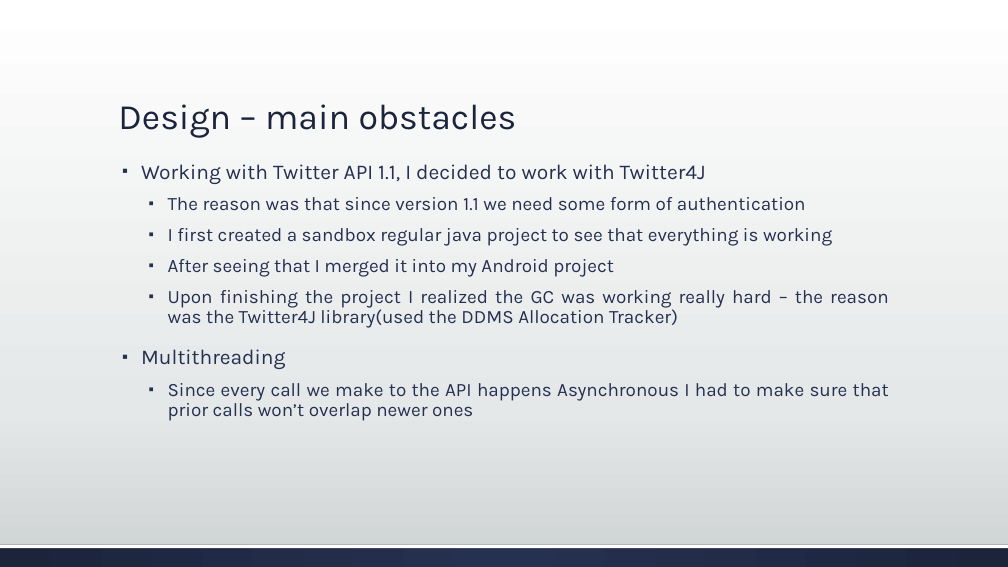
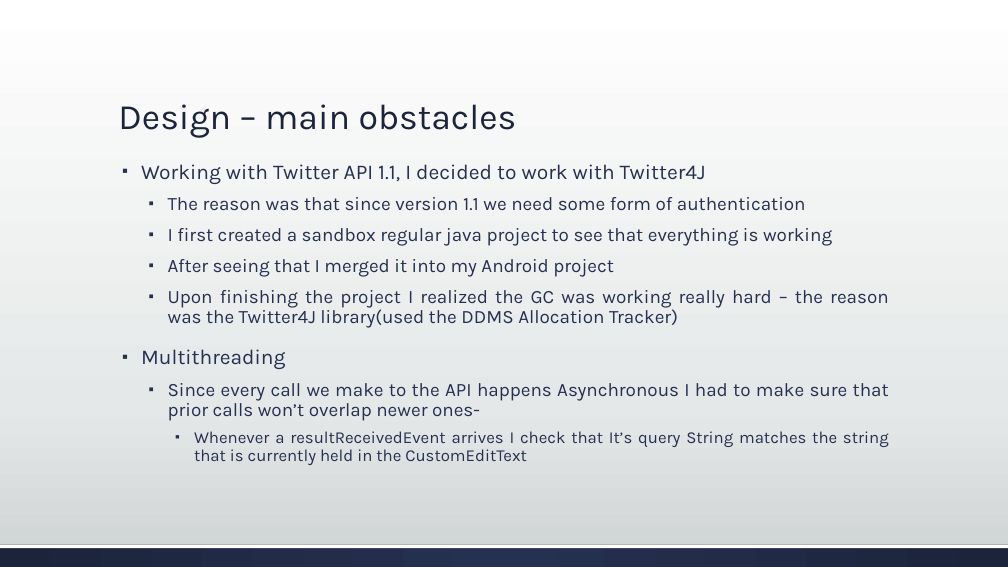
Before and after one commit to eladgel/TwitterNew, a slide deck: slide 9 of everything.me.pptx. Drawn at 1008x567 pixels with LibreOffice and Linux fonts; fonts in the diff are those of the drawing. Boxes give left, top, right and bottom in pixels: in the first picture for what was removed or moved away, otherwise in the second. Text is boxed around its words. In the diff, an @@ line names an element or a change of style, - is before the commit and + after.

```diff
--- a/everything.me.pptx
+++ b/everything.me.pptx
@@ text at [168, 383, 889, 465]: text changed; size 18 to 16 pt @@
-  ▪ Since every call we make to the API happens Asynchronous I had to make sure that prior calls won’t overlap newer ones
+  ▪ Since every call we make to the API happens Asynchronous I had to make sure that prior calls won’t overlap newer ones-
+    ▪ Whenever a resultReceivedEvent arrives I check that It’s query String matches the string that is currently held in the CustomEditText
```
Also in this commit, not shown: 1 other slide changed, 1 other file.
